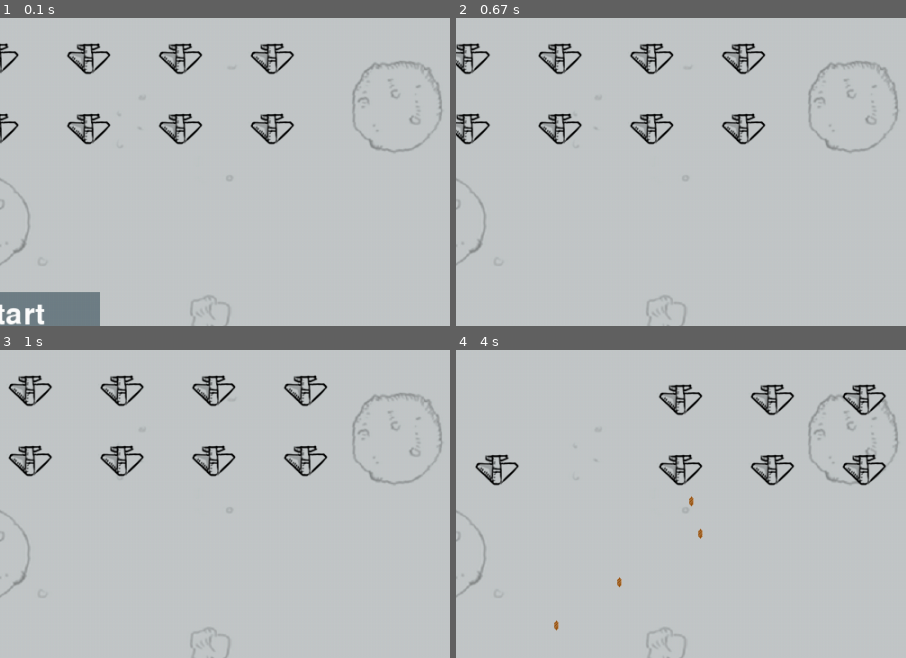
Above: before the commit, frames 1-4 (two rows, left to right).
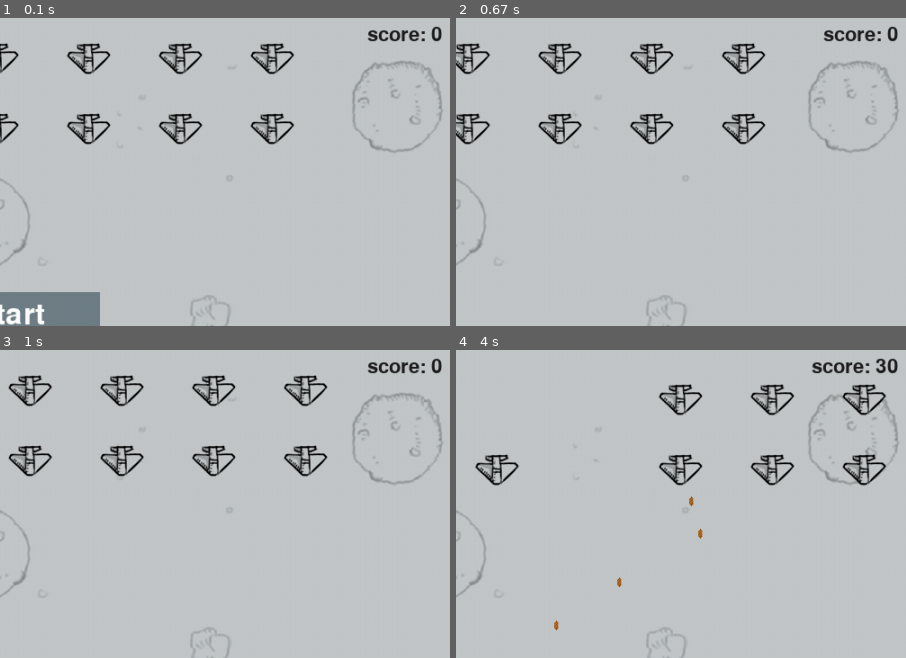
Above: after the commit, the same moments.

Repository: wtraceback/Pygame-Practice
Game: pygame game, started from Plane/main.py
Two runs of this game, one before a commit and one after it. Both use one fixed random seed, a clock stepped at 60 frames per second and the inputs below.
Inputs:
- Up to frame 1 (0.1 s): no input
- Up to frame 2 (0.67 s): click "Start" at 0.38 s
- Up to frame 3 (1 s): tap Space at 0.67 s
- Up to frame 4 (4 s): hold Right 1-1.47 s; tap Space at 1.07, 1.37, 1.57, 1.87, 2.07, 2.37, 2.63, 2.93, 3.07, 3.37, 3.73 s; hold Right 1.5-1.97 s; hold Left 2-2.53 s; hold Left 2.57-2.97 s; hold Right 3-3.63 s; hold Left from 3.67 s (still down)
The pictures show only the part of the screen within x 49-99%, y 2-52%; the shares and areas given below are measured in that part.

The runs differ from the first frame. In frame 1, 0.4% of the frame differs, in the area x 81-99%, y 2-8%; in frame 2, 0.4%; in frame 3, 0.4%; in frame 4, 0.5%, in the area x 79-99%, y 2-8%.

Commit message:
添加计分的类：在子弹击落了敌人战机后，增加分数，然后显示在画面上

Diff:
--- a/Plane/enemy.py
+++ b/Plane/enemy.py
@@ -1,4 +1,5 @@
 import pygame
+
 
 class Enemy():
     """这是一个敌人战机的类"""
--- a/Plane/game_functions.py
+++ b/Plane/game_functions.py
@@ -79,7 +79,7 @@
 #     return False
 
 
-def update_screen(sets, screen, stats, fighter, start_butn):
+def update_screen(sets, screen, stats, score_board, fighter, start_butn):
     # 绘制背景图
     blit_bg_image(sets, screen)
 
@@ -92,8 +92,12 @@
     # 绘制敌人舰队
     blit_enemy_fleet_img(sets)
 
+    # 开始游戏前，显示开始按钮
     if not stats.game_active:
         start_butn.draw_butn()
+
+    # 显示得分
+    score_board.show_score()
 
     # 重新绘制游戏窗口
     pygame.display.update()
@@ -110,7 +114,7 @@
         sets.bullet_list.append(new_bullet)
 
 
-def update_bullets_coordinate(sets, screen, fighter):
+def update_bullets_coordinate(sets, screen, stats, score_board, fighter):
     # 更新子弹的坐标
     for b in sets.bullet_list:
         b.update_coordinate()
@@ -121,12 +125,18 @@
             sets.bullet_list.remove(b)
 
     # 响应子弹和敌人战机的碰撞 & 敌人战机全部被击落后，重新创建敌人战机舰队
-    check_bullet_enemy_collisions(sets, screen, fighter)
-
-
-def check_bullet_enemy_collisions(sets, screen, fighter):
+    check_bullet_enemy_collisions(sets, screen, stats, score_board, fighter)
+
+
+def check_bullet_enemy_collisions(sets, screen, stats, score_board, fighter):
     # 检测更新后的子弹是否集中敌人战机，如果有，就删除相应的子弹和敌人战机
     collitions = list_collide(sets)
+
+    # 将每次击中的敌人战机，记入得分中
+    if collitions:
+        for enemys in collitions.values():
+            stats.score += sets.enemy_points * len(enemys)
+            score_board.prepare_text()
 
     # 删除现有的子弹并重新创建敌人战机舰队
     if len(sets.enemy_list) == 0:
@@ -148,6 +158,8 @@
             crashed[b] = e
             sets.bullet_list.remove(b)
 
+    return crashed
+
 
 def check_bullet_enemy_collide(b, sets):
     """判断子弹是否与敌机相撞(子弹有可能是大口径的，并非只能是单纯的小子弹)"""
--- a/Plane/game_stats.py
+++ b/Plane/game_stats.py
@@ -11,3 +11,4 @@
     def reset_stats(self):
         """初始化在游戏运行期间可能变化的统计信息"""
         self.fighter_left = self.sets.fighter_max_num
+        self.score = 0
--- a/Plane/main.py
+++ b/Plane/main.py
@@ -5,6 +5,7 @@
 import game_functions as gf
 from game_stats import GameStats
 from button import Button
+from scoreboard import Scoreboard
 
 
 def main():
@@ -18,6 +19,9 @@
 
     # 创建一个用于存储游戏统计信息的实例
     stats = GameStats(sets)
+
+    # 创建计分相关信息
+    score_board = Scoreboard(sets, screen, stats)
 
     # 创建开始按钮
     start_butn = Button(sets, screen)
@@ -38,13 +42,13 @@
             fighter.update_coordinate()
 
             # 更新子弹的坐标，并且进行子弹和敌人战机的碰撞检测
-            gf.update_bullets_coordinate(sets, screen, fighter)
+            gf.update_bullets_coordinate(sets, screen, stats, score_board, fighter)
 
             # 检测敌人战机是否到达屏幕边缘、更新敌人战机的坐标
             gf.update_enemy_fleet_coordinate(sets, screen, stats, fighter)
 
         # 绘制背景图、绘制子弹、绘制战斗机、绘制敌人舰队、重新绘制游戏窗口
-        gf.update_screen(sets, screen, stats, fighter, start_butn)
+        gf.update_screen(sets, screen, stats, score_board, fighter, start_butn)
 
 
 if __name__ == "__main__":
--- /dev/null
+++ b/Plane/scoreboard.py
@@ -0,0 +1,32 @@
+import pygame.font
+
+
+class Scoreboard():
+    """显示得分信息相关的类"""
+    def __init__(self, sets, screen, stats):
+        """初始化得分相关属性"""
+        self.screen = screen
+        self.screen_rect = self.screen.get_rect()
+
+        self.sets = sets
+        self.stats = stats
+
+        # 得分信息字体相关的信息
+        self.font = pygame.font.SysFont(None, 32)
+        self.text_color = (30, 30, 30)
+
+        self.prepare_text()
+
+    def prepare_text(self):
+        """将文本渲染成图像，绘制在右上角"""
+        score_text = str(self.stats.score)
+        self.score_img = self.font.render('score: ' + score_text, True, self.text_color)
+
+        # 显示得分的位置：右上角
+        self.score_rect = self.score_img.get_rect()
+        self.score_rect.right = self.screen_rect.right - 20
+        self.score_rect.top = 20
+
+    def show_score(self):
+        """在屏幕上右上角显示得分"""
+        self.screen.blit(self.score_img, self.score_rect)
--- a/Plane/settings.py
+++ b/Plane/settings.py
@@ -37,8 +37,12 @@
         self.fighter_speed_factor = 5
         self.bullet_speed_factor = 3
         self.enemy_speed_factor = 1
+
         # 舰队移动的方向：右：+1 左：-1
         self.enemy_direction = 1
+
+        # 每个敌人战机的分数
+        self.enemy_points = 10
 
     def increase_speed(self):
         """提升 子弹、敌人战机、战斗机 的速度"""
